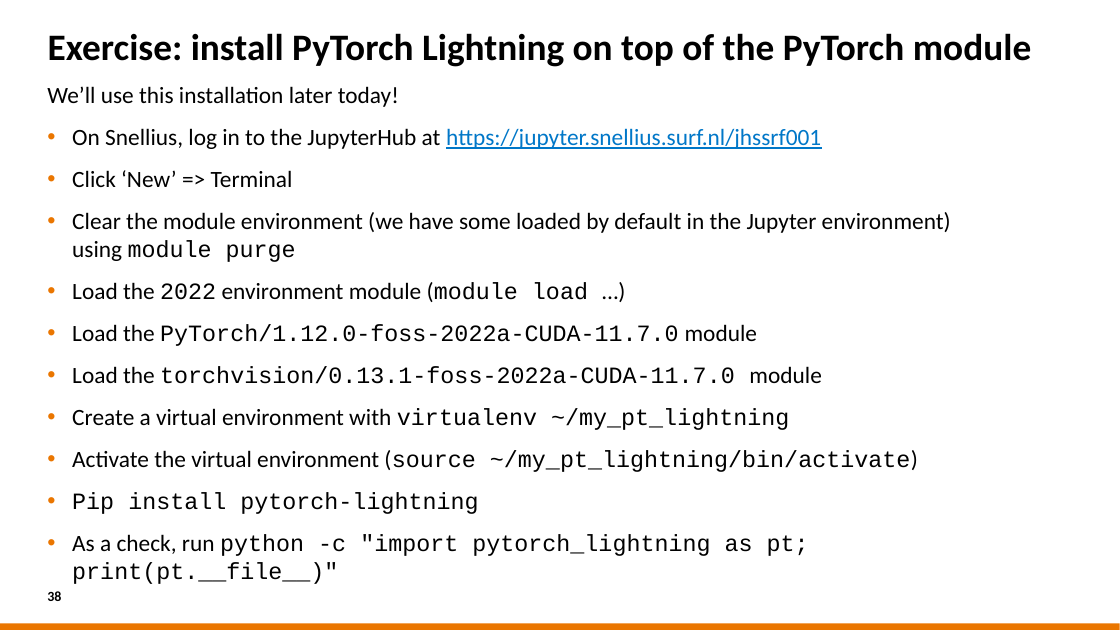
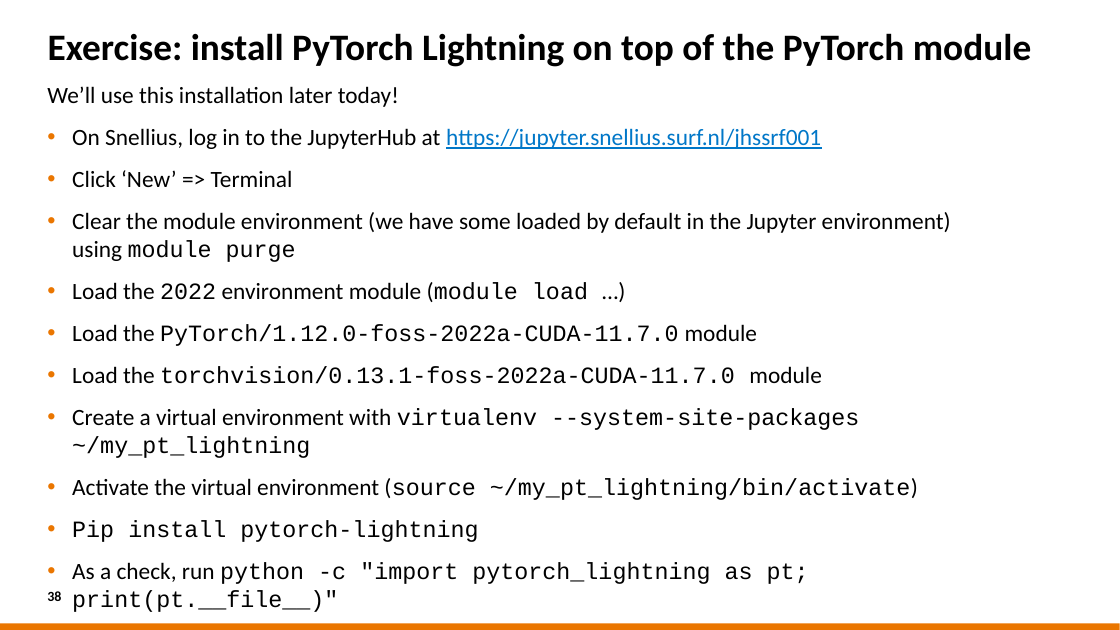
Before and after one commit to sara-nl/MLonHPC_2day_Okt2023, a slide deck: slide 38 of Day2/slides/Software_installations_on_HPC_systems.pptx. Drawn at 1120x630 pixels with LibreOffice and Linux fonts; fonts in the diff are those of the drawing; background and template pictures are left out. Boxes give left, top, right and bottom in pixels: in the first picture for what was removed or moved away, otherwise in the second. Text is boxed around its words. In the diff, an @@ line names an element or a change of style, - is before the commit and + after.

```diff
--- a/Day2/slides/Software_installations_on_HPC_systems.pptx
+++ b/Day2/slides/Software_installations_on_HPC_systems.pptx
@@ text at (x1=72, y1=408, x2=859, y2=458): text changed; font Calibri to Courier New @@
-• Create a virtual environment with virtualenv ~/my_pt_lightning
+• Create a virtual environment with virtualenv --system-site-packages ~/my_pt_lightning
```
Also in this commit, not shown: 5 other slides changed, 3 other files.
